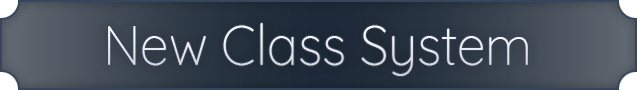
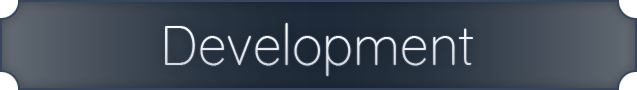
Layer changes from the first 637 x 90 image to the second:
added layer "Development" in group "box" over left=165, top=23, right=473, bottom=76
hid "New Class System" over left=108, top=23, right=528, bottom=76
